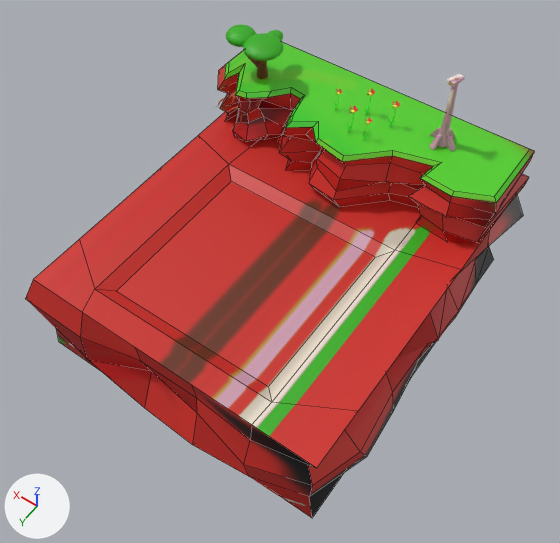
Renders of the Blender file Memory Lane/Assets/Prefabs/Base.blend from each side of a commit.
One viewpoint serves both versions: a camera (50 mm lens) standing at (-17.01, 19.83, 26.4) and looking at (-4.93, 2.91, -0.19). Lighting does not change. The marker at lower left points along +X, +Y and +Z. Mesh edges are drawn as thin lines on the coarser meshes.

The first picture shows 'Base', 'Grass', 'Mountain', 'Pit', 'Top grass', 'Tree leaves', 'Windmill'.
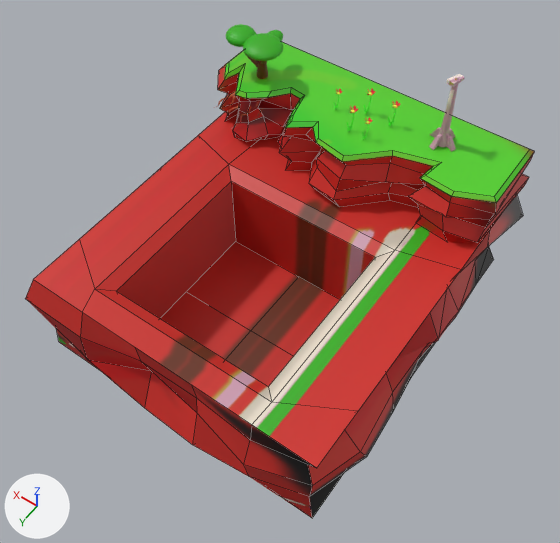
Commit message: Deeper pit

What changed in the scene script:
```text
Change me_plane_010:
    used by ob_pit; location = (-2.17, -4.04, 6.44); scale = (2.55, 2.55, 2.55)
    remove me_plane_010.from_pydata(...)  # 8 vertices, 5 faces; spans x -2.5..1.09, y 1.33..4.92, z -2.53..-2.41
    add me_plane_010.from_pydata(...)  # 17 vertices, 12 faces; spans x -2.5..1.09, y 1.33..4.92, z -4.25..-2.41
    me_plane_010 part 1
    1 face is deleted
    9 vertices are added at x -2.26..0.85, y 1.57..4.68, z -4.25
    8 new faces join them
```

Boxes [x1, y1, x2, y2] around the edits, measured in the pictures (560 x 543 px):
part 1 of me_plane_010, built on: [117, 182, 375, 387] in both
